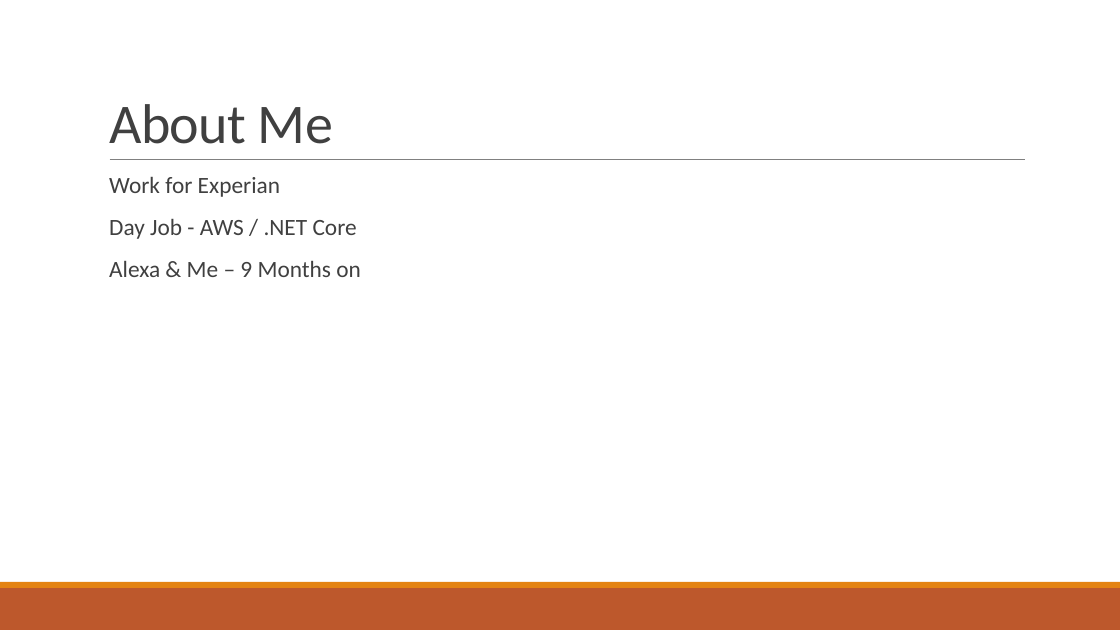
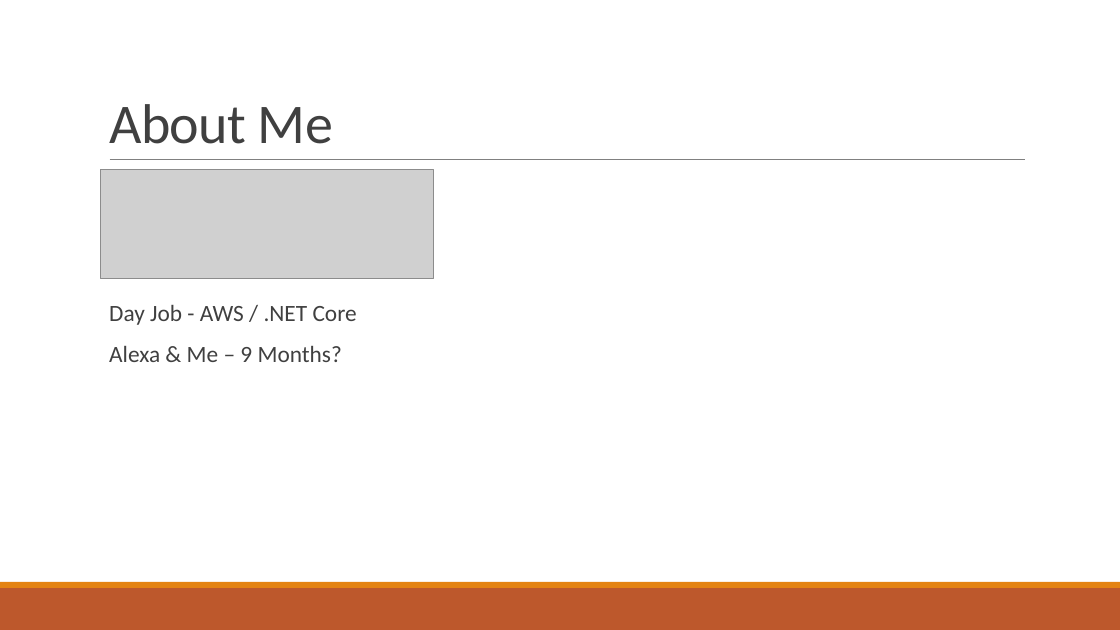
Before and after one commit to stoiveyp/DDDWales2018, a slide deck: slide 2 of Presentation/VoiceAndMore.pptx. Drawn at 1120x630 pixels with LibreOffice and Linux fonts; fonts in the diff are those of the drawing; grey boxes stand for pictures. Boxes give left, top, right and bottom in pixels: in the first picture for what was removed or moved away, otherwise in the second. Text is boxed around its words. In the diff, an @@ line names an element or a change of style, - is before the commit and + after.

```diff
--- a/Presentation/VoiceAndMore.pptx
+++ b/Presentation/VoiceAndMore.pptx
@@ picture added at (101,170,434,278) @@
@@ text at (109,177,280,197): paragraph removed @@
-  Work for Experian
@@ text at (109,346,342,362): text changed @@
-  Alexa & Me – 9 Months on
+  Alexa & Me – 9 Months?
```
Also in this commit, not shown: 3 other slides changed, 2 slides added.
